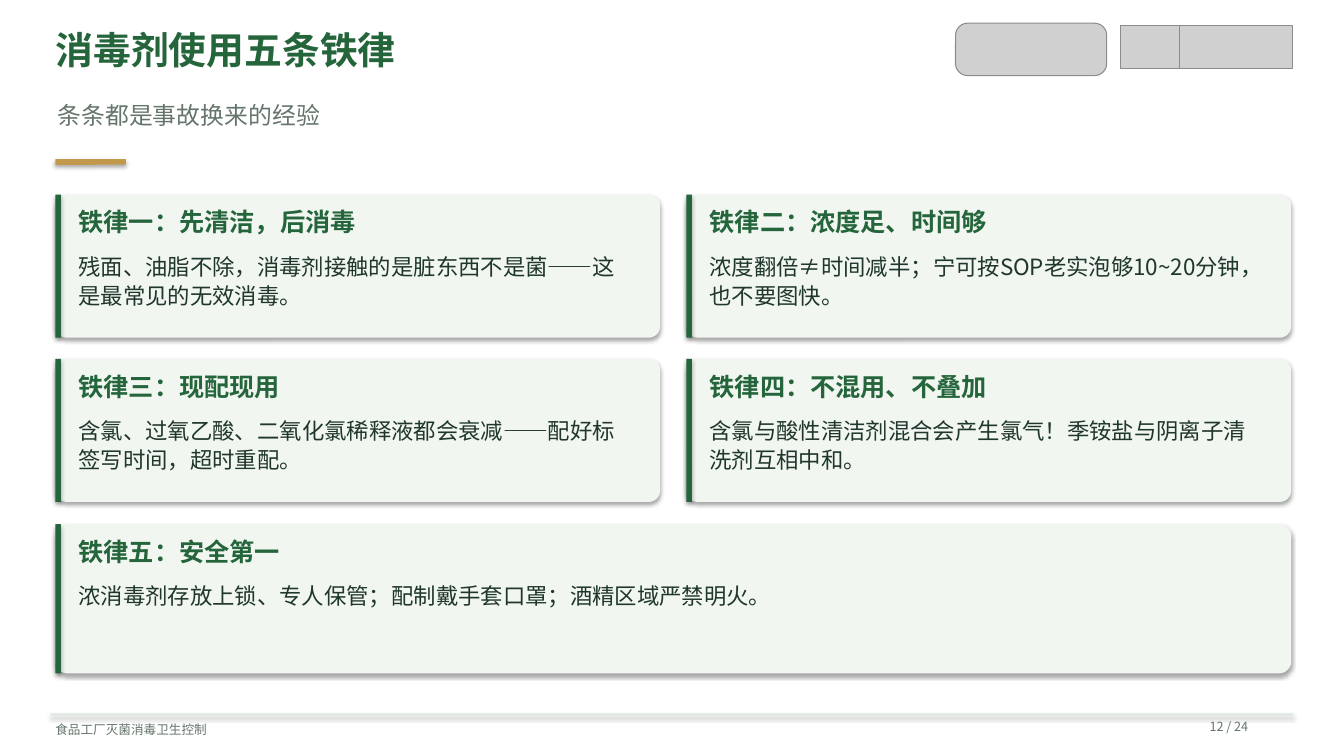
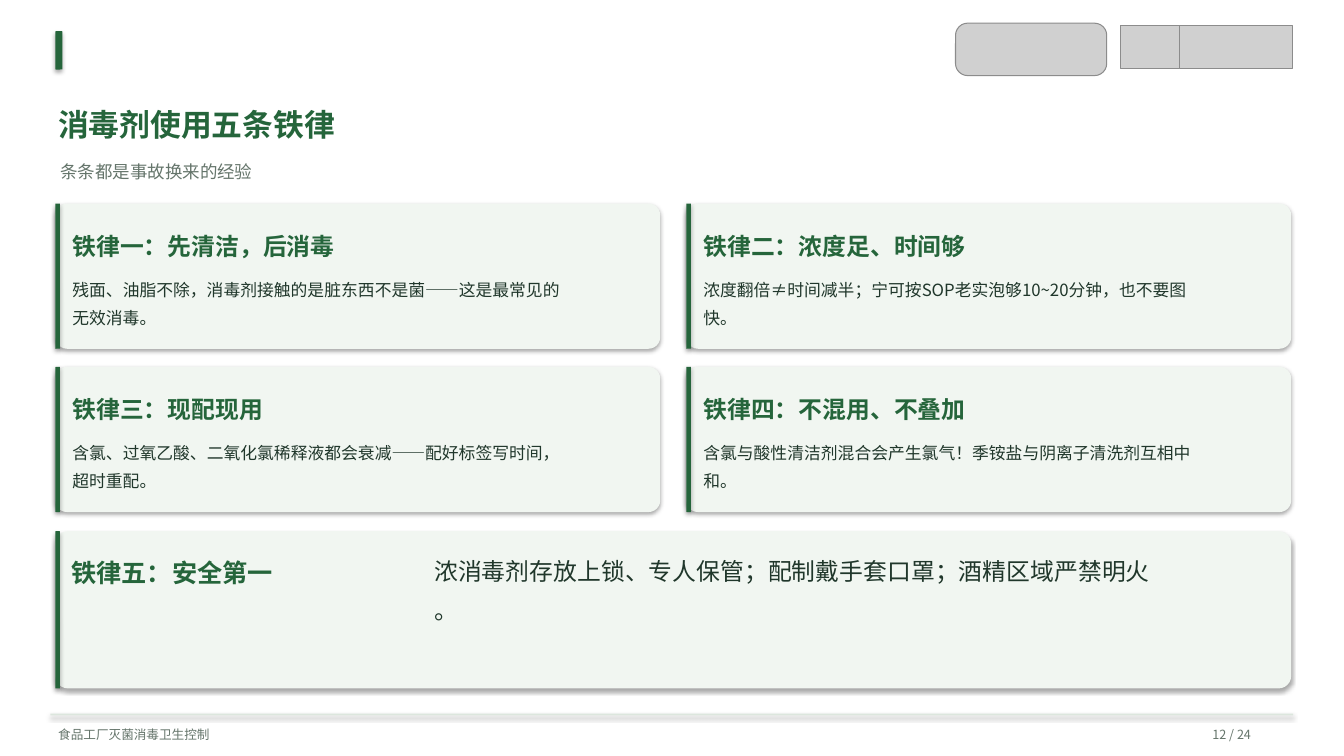
Before and after one commit to anton-z1127/zaadd, a slide deck: slide 12 of sterilization-training/presentation.pptx. Drawn at 1344x756 pixels with LibreOffice and Linux fonts; fonts in the diff are those of the drawing; grey boxes stand for pictures. Boxes give left, top, right and bottom in pixels: in the first picture for what was removed or moved away, otherwise in the second. Text is boxed around its words. In the diff, an @@ line names an element or a change of style, - is before the commit and + after.

Commit message:
Replan training slide layouts and verify rendered text bounds

```diff
--- a/sterilization-training/presentation.pptx
+++ b/sterilization-training/presentation.pptx
@@ rounded rectangle: place and size @@
-rounded rectangle at [55, 159, 126, 165]
+rounded rectangle at [55, 31, 63, 70]
@@ rounded rectangle at [55, 31, 63, 70]: fill #C2994B to #25653B @@
@@ text "消毒剂使用五条铁律": place and size @@
-text "消毒剂使用五条铁律" at [55, 32, 395, 68]
+text "消毒剂使用五条铁律" at [58, 110, 335, 139]
@@ text "消毒剂使用五条铁律" at [58, 110, 335, 139]: size 27 to 22 pt; line spacing 1 to 36.3pt; less space between paragraphs @@
@@ text "条条都是事故换来的经验": place and size @@
-text "条条都是事故换来的经验" at [57, 104, 319, 126]
+text "条条都是事故换来的经验" at [60, 163, 252, 180]
@@ text "条条都是事故换来的经验" at [60, 163, 252, 180]: size 17 to 12.5 pt; line spacing 1 to 20.6pt; less space between paragraphs @@
@@ 8 rounded rectangles: place and size @@
-8 rounded rectangles at [55, 195, 1292, 502]
+8 rounded rectangles at [55, 204, 1292, 512]
@@ text "铁律一：先清洁，后消毒": place and size @@
-text "铁律一：先清洁，后消毒" at [79, 209, 356, 235]
+text "铁律一：先清洁，后消毒" at [72, 234, 334, 258]
@@ size 18 to 17 pt; line spacing 1 to 28pt; less space between paragraphs in 4 elements at [72, 397, 263, 420], [703, 397, 965, 420], [72, 234, 334, 258], [703, 234, 965, 257] @@
@@ text "铁律二：浓度足、时间够": place and size @@
-text "铁律二：浓度足、时间够" at [710, 209, 987, 234]
+text "铁律二：浓度足、时间够" at [703, 234, 965, 257]
@@ text at [72, 282, 559, 326]: text changed; size 16 to 12 pt @@
-残面、油脂不除，消毒剂接触的是脏东西不是菌——这是最常见的无效消毒。
+残面、油脂不除，消毒剂接触的是脏东西不是菌——这是最常见的
+无效消毒。
@@ text at [703, 282, 1186, 326]: text changed; size 16 to 12 pt @@
-浓度翻倍≠时间减半；宁可按SOP老实泡够10~20分钟，也不要图快。
+浓度翻倍≠时间减半；宁可按SOP老实泡够10~20分钟，也不要图
+快。
@@ text "铁律三：现配现用": place and size @@
-text "铁律三：现配现用" at [79, 374, 281, 399]
+text "铁律三：现配现用" at [72, 397, 263, 420]
@@ text "铁律四：不混用、不叠加": place and size @@
-text "铁律四：不混用、不叠加" at [710, 374, 987, 399]
+text "铁律四：不混用、不叠加" at [703, 397, 965, 420]
@@ text at [72, 445, 559, 489]: text changed; size 16 to 12 pt @@
-含氯、过氧乙酸、二氧化氯稀释液都会衰减——配好标签写时间，超时重配。
+含氯、过氧乙酸、二氧化氯稀释液都会衰减——配好标签写时间，
+超时重配。
@@ text at [703, 445, 1190, 489]: text changed; size 16 to 12 pt @@
-含氯与酸性清洁剂混合会产生氯气！季铵盐与阴离子清洗剂互相中和。
+含氯与酸性清洁剂混合会产生氯气！季铵盐与阴离子清洗剂互相中
+和。
@@ rounded rectangle: place and size @@
-rounded rectangle at [55, 524, 1292, 674]
+rounded rectangle at [55, 531, 1292, 689]
@@ rounded rectangle: place and size @@
-rounded rectangle at [55, 524, 62, 674]
+rounded rectangle at [55, 531, 59, 689]
@@ text "铁律五：安全第一": place and size @@
-text "铁律五：安全第一" at [79, 539, 281, 564]
+text "铁律五：安全第一" at [71, 560, 273, 585]
@@ text "铁律五：安全第一" at [71, 560, 273, 585]: line spacing 1 to 29.7pt; less space between paragraphs @@
@@ text at [434, 560, 1150, 621]: text changed; size 16 to 17 pt @@
-浓消毒剂存放上锁、专人保管；配制戴手套口罩；酒精区域严禁明火。
+浓消毒剂存放上锁、专人保管；配制戴手套口罩；酒精区域严禁明火
+。
@@ text "食品工厂灭菌消毒卫生控制" at [58, 728, 209, 740]: line spacing 1 to 14.8pt; less space between paragraphs @@
@@ text "12 / 24" at [1212, 729, 1251, 739]: line spacing 1 to 14.8pt; less space between paragraphs @@
```
Also in this commit, not shown: 23 other slides changed, 5 other files.
